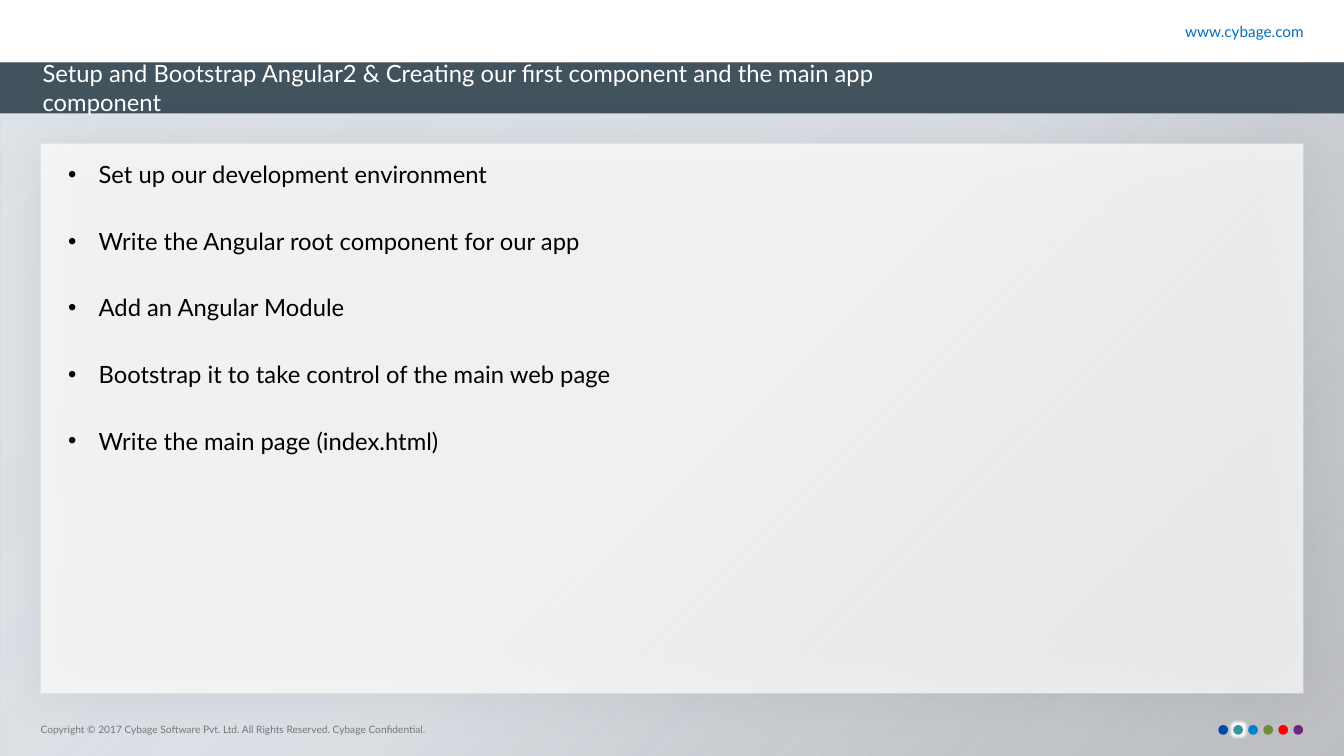
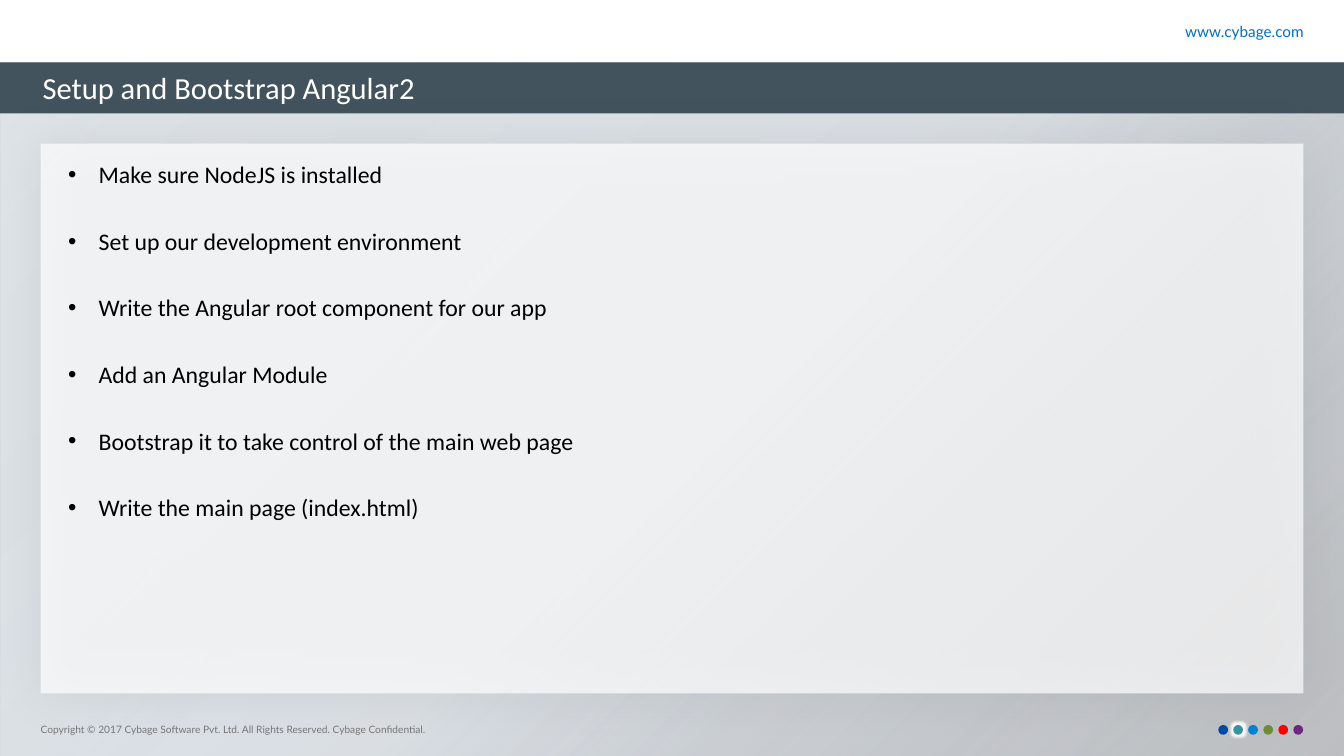
Before and after one commit to nileshpag/ppt, a slide deck: slide 9 of Angular2.pptx (slide 10 before the commit). Drawn at 1344x756 pixels with LibreOffice and Linux fonts; fonts in the diff are those of the drawing; background and template pictures are left out. Boxes give left, top, right and bottom in pixels: in the first picture for what was removed or moved away, otherwise in the second. Text is boxed around its words. In the diff, an @@ line names an element or a change of style, - is before the commit and + after.

```diff
--- a/Angular2.pptx
+++ b/Angular2.pptx
@@ title at (43,78,415,105): text changed; size 14 to 18 pt; font Lato to Calibri @@
-Setup and Bootstrap Angular2 & Creating our first component and the main app component
+Setup and Bootstrap Angular2
@@ text at (99,166,382,183): paragraph added @@
+• Make sure NodeJS is installed
@@ text at (99,233,573,520): font Lato to Calibri in "Set up our development environment", "Write the Angular root component for our ...", "Add an Angular Module", "Bootstrap it to take control of the ..." and 1 more places @@
```
Also in this commit, not shown: 14 other slides changed, 2 slides removed.
